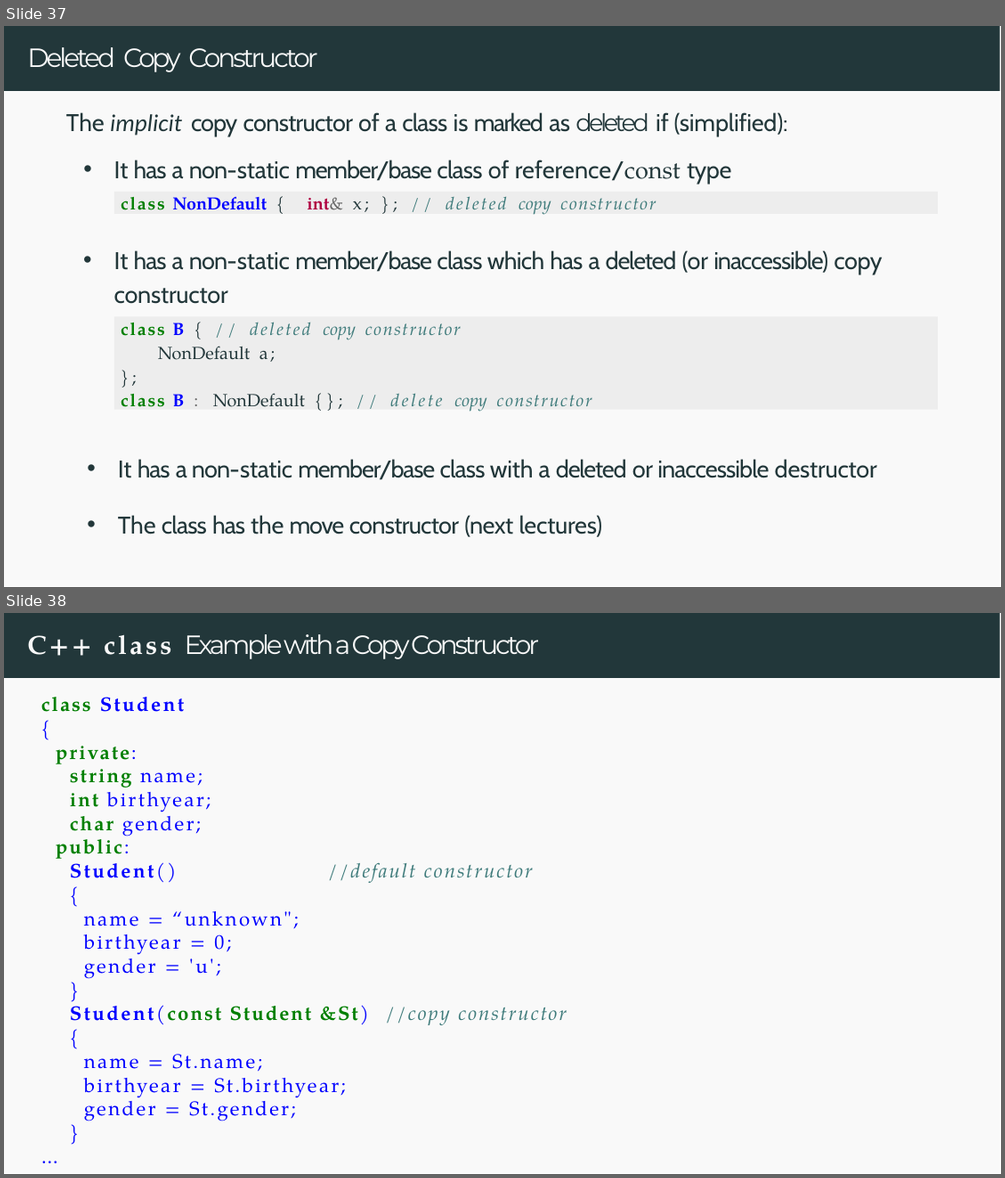
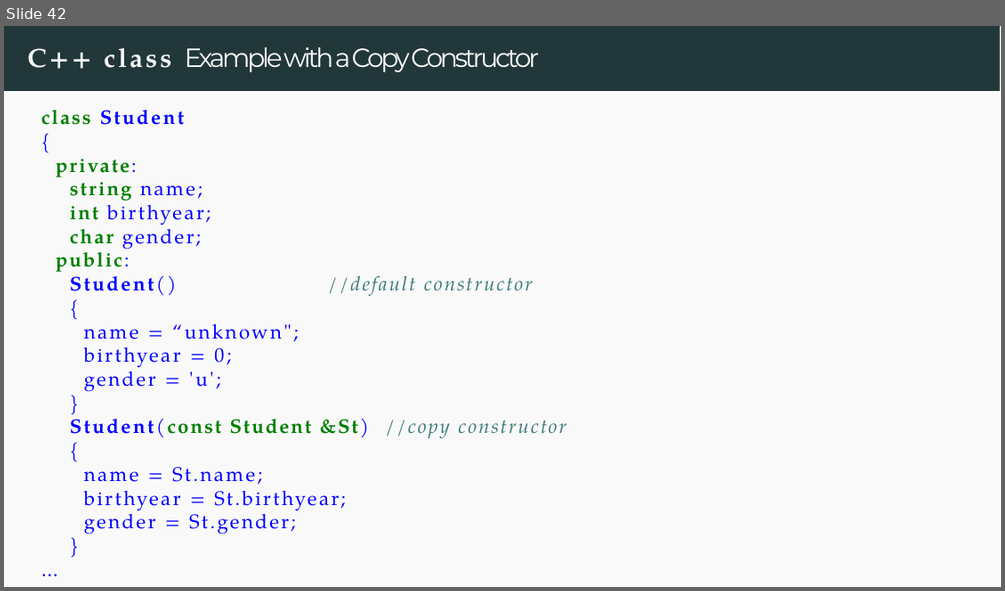
Before and after one commit to owenjchen/cpp, a slide deck: Week7_Classes_Part_2.pptx. Shown one above the other, each under a label of ours: slides 37 and 38 before the commit, slide 42 after it. The pictures are 1005x1178 and 1005x591 pixels, drawn with LibreOffice and Linux fonts; fonts in the diff are those of the drawing. Boxes give left, top, right and bottom in pixels: in the first picture for what was removed or moved away, otherwise in the second. Text is boxed around its words. In the diff, an @@ line names an element or a change of style, - is before the commit and + after.

```diff
--- a/Week7_Classes_Part_2.pptx
+++ b/Week7_Classes_Part_2.pptx
@@ slide 37 removed at <box>4,26,1001,587</box>, background #FFFFFF; not listed: 2 template elements that a slide beside it also shows @@
@@ title removed at <box>27,47,317,72</box> @@
-Deleted Copy Constructor
@@ text removed at <box>66,112,788,184</box> @@
-The implicit copy constructor of a class is marked as deleted if (simplified):
-• It has a non-static member/base class of reference/const type
@@ rectangle removed at <box>114,192,938,214</box> @@
-class NonDefault { int& x; }; // deleted copy constructor
@@ text removed at <box>114,250,882,304</box> @@
-• It has a non-static member/base class which has a deleted (or inaccessible) copy constructor
@@ rectangle removed at <box>114,317,938,410</box> @@
-class B { // deleted copy constructor
-NonDefault a;
-};
-class B : NonDefault {}; // delete copy constructor
@@ text removed at <box>118,459,877,537</box> @@
-• It has a non-static member/base class with a deleted or inaccessible destructor
-• The class has the move constructor (next lectures)
@@ what was slide 38 is now slide 42 @@
```
Also in this commit, not shown: 1 slide changed, 11 slides added, 7 other slides removed, 27 other files.
